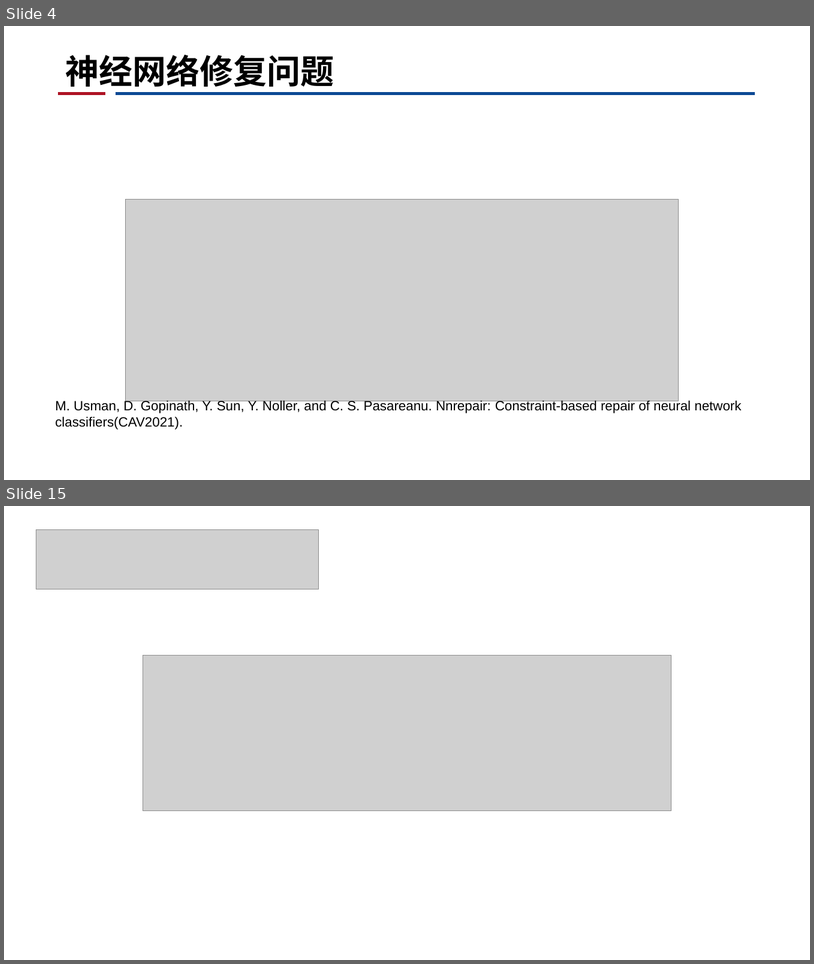
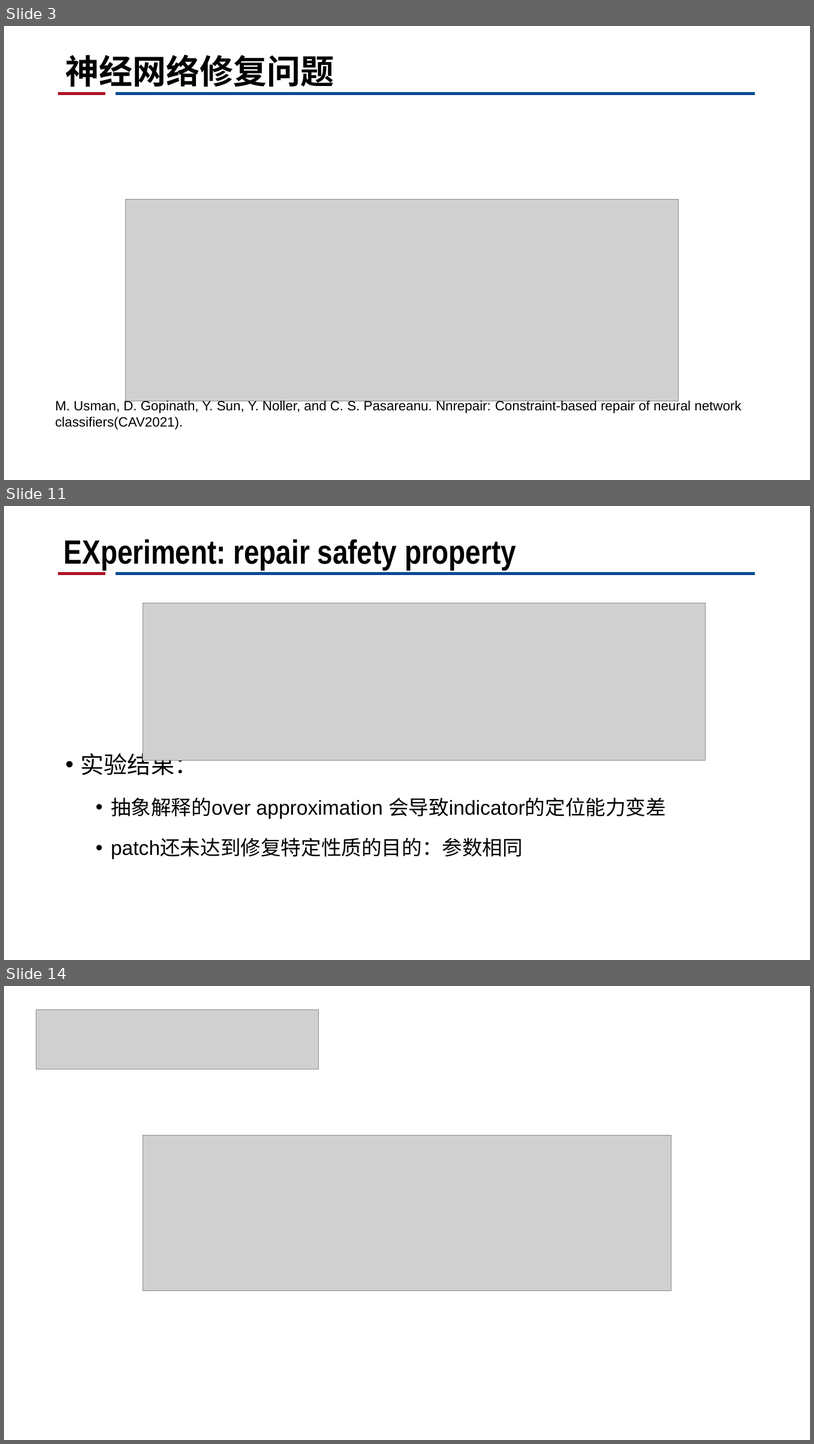
Before and after one commit to CRhapsody/Presentation_Slides, a slide deck: 神经网络修复工作进展.pptx. Shown one above the other, each under a label of ours: slides 4 and 15 before the commit, slides 3, 11 and 14 after it; the slides between them are not shown. The pictures are 814x964 and 814x1444 pixels, drawn with LibreOffice and Linux fonts; fonts in the diff are those of the drawing; grey boxes stand for pictures; background and template pictures are left out. Boxes give left, top, right and bottom in pixels: in the first picture for what was removed or moved away, otherwise in the second. Text is boxed around its words. In the diff, an @@ line names an element or a change of style, - is before the commit and + after.

```diff
--- a/神经网络修复工作进展.pptx
+++ b/神经网络修复工作进展.pptx
@@ slide 11 added at box(4, 506, 810, 960), background #FFFFFF; not listed: 2 template elements that a slide beside it also shows @@
@@ title added at box(64, 539, 516, 570), 40 pt, text #000000, bold @@
+EXperiment: repair safety property
@@ picture added at box(143, 603, 707, 760) @@
@@ text added at box(81, 749, 666, 859), 24 pt, text #000000 @@
+• 实验结果：
+  • 抽象解释的over approximation 会导致indicator的定位能力变差
+  • patch还未达到修复特定性质的目的：参数相同
@@ what was slide 4 is now slide 3 @@
@@ what was slide 15 is now slide 14 @@
```
Also in this commit, not shown: 5 slides changed, 4 other slides added, 6 slides removed, 1 other file.
